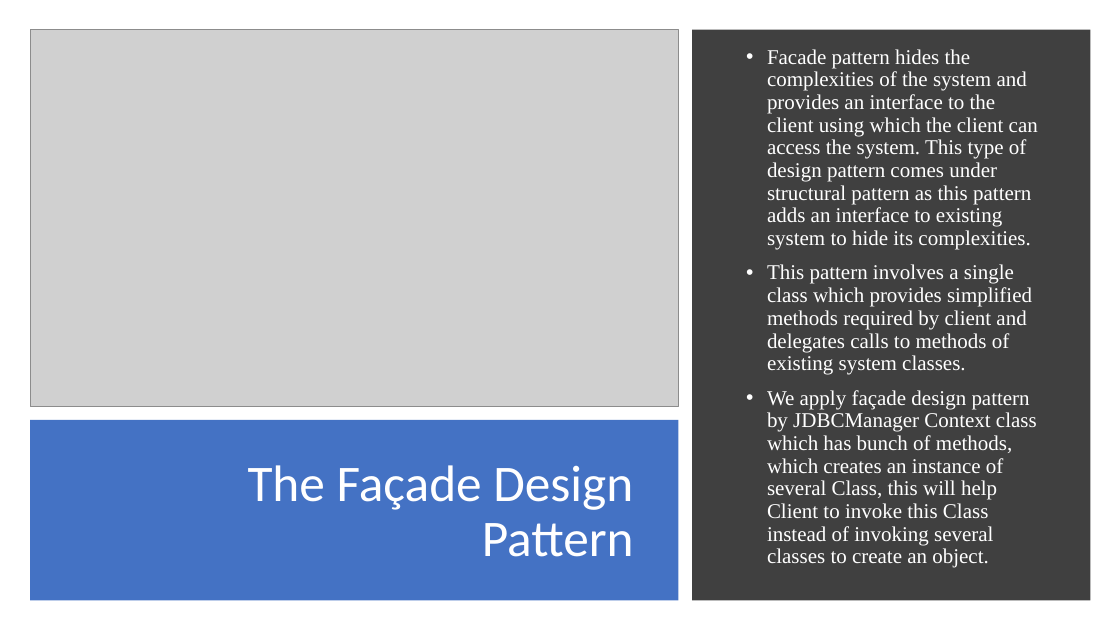
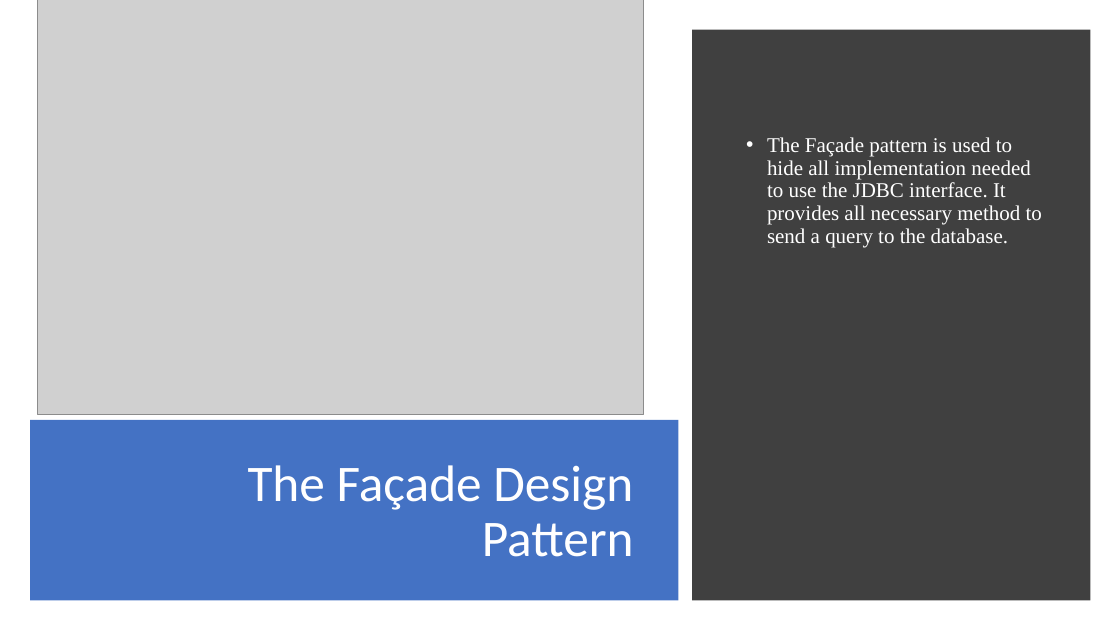
Before and after one commit to asdprojectlibrary/FrameworkLibraryProject, a slide deck: slide 13 of New Microsoft PowerPoint Presentation1.pptx (slide 10 before the commit). Drawn at 1120x630 pixels with LibreOffice and Linux fonts; fonts in the diff are those of the drawing; grey boxes stand for pictures. Boxes give left, top, right and bottom in pixels: in the first picture for what was removed or moved away, otherwise in the second. Text is boxed around its words. In the diff, an @@ line names an element or a change of style, - is before the commit and + after.

Commit message:
ok

```diff
--- a/New Microsoft PowerPoint Presentation1.pptx
+++ b/New Microsoft PowerPoint Presentation1.pptx
@@ picture: place and size @@
-picture at bbox=[30, 29, 679, 407]
+picture at bbox=[38, 0, 644, 414]
@@ text at bbox=[767, 137, 1042, 247]: text changed @@
-• Facade pattern hides the complexities of the system and provides an interface to the client using which the client can access the system. This type of design pattern comes under structural pattern as this pattern adds an interface to existing system to hide its complexities.
-• This pattern involves a single class which provides simplified methods required by client and delegates calls to methods of existing system classes.
-• We apply façade design pattern by JDBCManager Context class which has bunch of methods, which creates an instance of several Class, this will help Client to invoke this Class instead of invoking several classes to create an object.
+• The Façade pattern is used to hide all implementation needed to use the JDBC interface. It provides all necessary method to send a query to the database.
```
Also in this commit, not shown: 10 other slides changed, 2 slides added, 2 slides removed.
